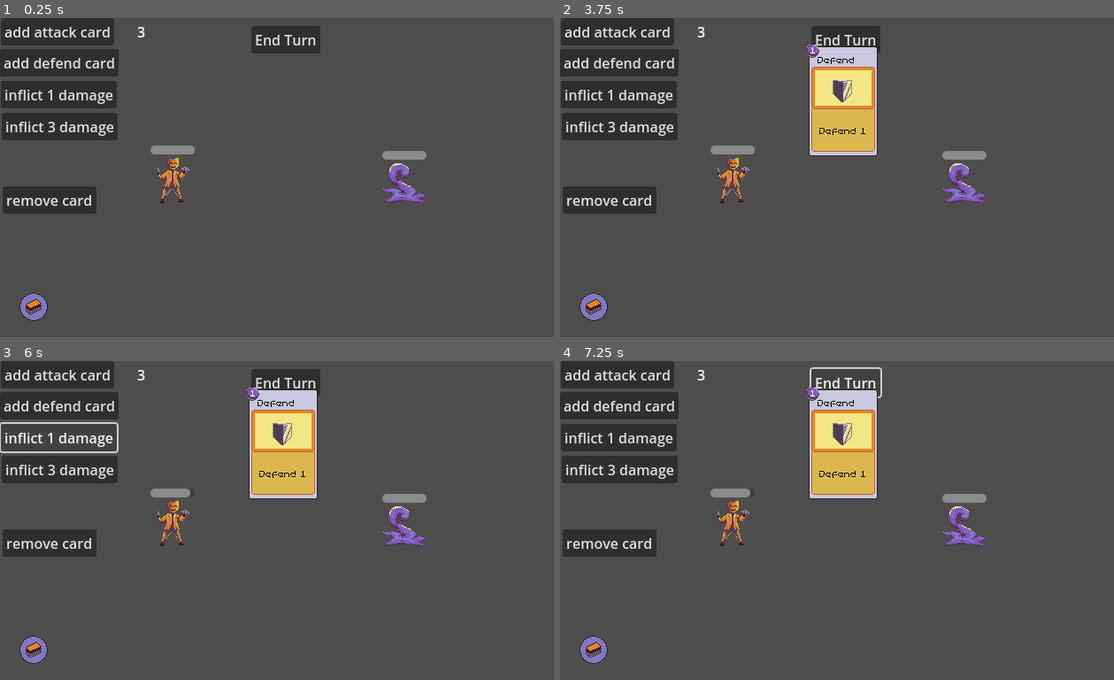
Above: before the commit, frames 1-4 (two rows, left to right).
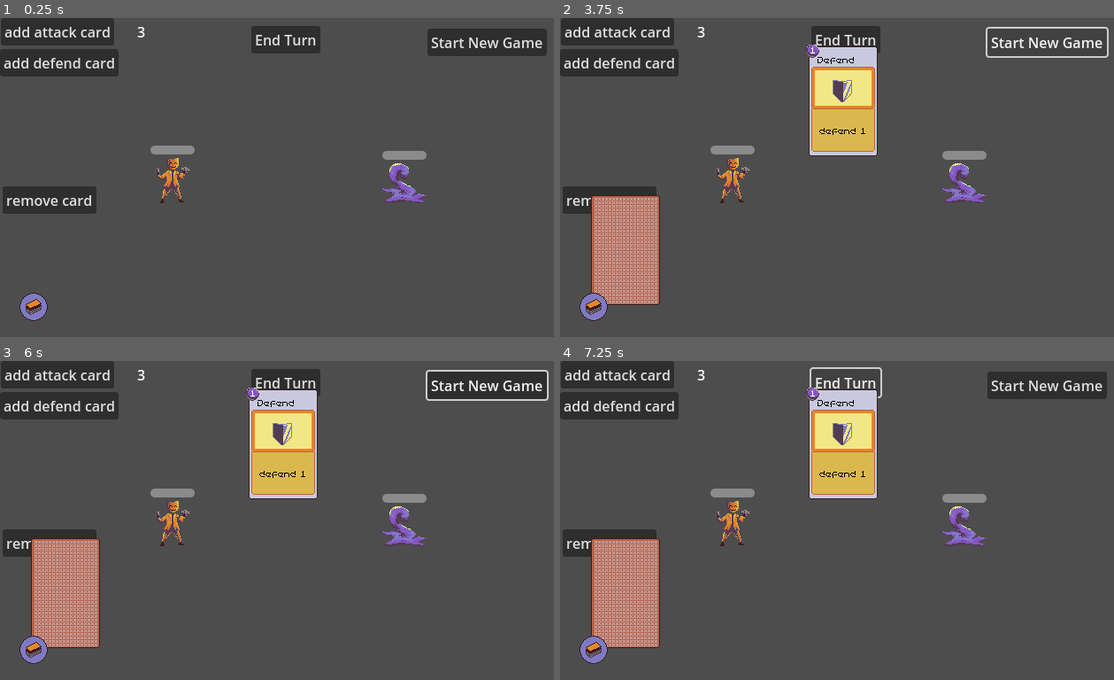
Above: after the commit, the same moments.

Repository: real-ezTheDev/rogue-like-deckbuilder-tutorial
Game: Godot game, scene res://scenes/main.tscn
Two runs of this game, one before a commit and one after it. Both use one fixed random seed, a clock stepped at 60 frames per second and the inputs below.
Inputs (mouse positions are in pixels of both pictures, inside the frame that each line leads up to):
- Up to frame 1 (0.25 s): no input
- Up to frame 2 (3.75 s): click "add attack card" at 0.5 s; click "add defend card" at 1.25 s; click "remove card" at 2 s; click (598, 311) at 2.75 s; click (1047, 43) at 3.5 s, where only the run after the commit has a clickable "Start New Game"
- Up to frame 3 (6 s): click (66, 593) at 4.27 s; click (487, 386) at 5 s, where only the run after the commit has a clickable "Start New Game"; click (60, 437) at 5.75 s, where only the run before the commit has a clickable "inflict 1 damage"
- Up to frame 4 (7.25 s): click "End Turn" at 6.5 s

The runs differ from the first frame. In frame 1, 5.2% of the frame differs, in the area x 0-99%, y 3-39%; in frame 2, 8.2%; in frame 3, 8.5%; in frame 4, 9.4%, in the area x 0-99%, y 3-90%.

Commit message:
[feat] ep4 update

Diff:
--- /dev/null
+++ b/card_data/attack_card.tres
@@ -0,0 +1,13 @@
+[gd_resource type="Resource" script_class="CardData" load_steps=4 format=3 uid="uid://cnbp0cu0dj5ya"]
+
+[ext_resource type="Script" path="res://scripts/dataobjects/CardData.gd" id="1_7t3c1"]
+[ext_resource type="Script" path="res://scripts/cards/AttackAction.gd" id="1_jidju"]
+[ext_resource type="Texture2D" uid="uid://ctljr3vkdpoiw" path="res://sprites/attack_card_image.png" id="2_kqhfi"]
+
+[resource]
+script = ExtResource("1_7t3c1")
+name = "Attack"
+description = "damage 1"
+cost = 1
+texture = ExtResource("2_kqhfi")
+actions = Array[GDScript]([ExtResource("1_jidju")])
--- /dev/null
+++ b/card_data/defend_card.tres
@@ -0,0 +1,13 @@
+[gd_resource type="Resource" script_class="CardData" load_steps=4 format=3 uid="uid://c4focxfgx73qm"]
+
+[ext_resource type="Script" path="res://scripts/dataobjects/CardData.gd" id="1_f85hu"]
+[ext_resource type="Script" path="res://scripts/cards/DefendAction.gd" id="1_puidm"]
+[ext_resource type="Texture2D" uid="uid://d1ktcdtttm134" path="res://sprites/defend_card_image.png" id="3_xwkki"]
+
+[resource]
+script = ExtResource("1_f85hu")
+name = "Defend"
+description = "defend 1"
+cost = 1
+texture = ExtResource("3_xwkki")
+actions = Array[GDScript]([ExtResource("1_puidm")])
--- a/scenes/Hand.tscn
+++ b/scenes/Hand.tscn
@@ -1,7 +1,6 @@
-[gd_scene load_steps=4 format=3 uid="uid://bkiniaifwygeo"]
+[gd_scene load_steps=3 format=3 uid="uid://bkiniaifwygeo"]
 
 [ext_resource type="Script" path="res://scripts/Hand.gd" id="1_rjenq"]
-[ext_resource type="PackedScene" uid="uid://ccre1vhma2dh7" path="res://scenes/cards/AttackCard.tscn" id="2_8xfcu"]
 
 [sub_resource type="CircleShape2D" id="CircleShape2D_6vtad"]
 radius = 1000.0
@@ -11,10 +10,5 @@
 card_angle = -87.81
 angle_limit = 20.0
 
-[node name="TestCard" parent="." instance=ExtResource("2_8xfcu")]
-visible = false
-position = Vector2(38, -999)
-rotation = 0.0382227
-
 [node name="DebugShape" type="CollisionShape2D" parent="."]
 shape = SubResource("CircleShape2D_6vtad")
--- a/scenes/cards/AttackCard.tscn
+++ /dev/null
@@ -1,25 +0,0 @@
-[gd_scene load_steps=5 format=3 uid="uid://ccre1vhma2dh7"]
-
-[ext_resource type="PackedScene" uid="uid://iirewyd8l7v6" path="res://scenes/Card.tscn" id="1_hsl6c"]
-[ext_resource type="Script" path="res://scripts/cards/UsuableCard.gd" id="1_sv45s"]
-[ext_resource type="Texture2D" uid="uid://ctljr3vkdpoiw" path="res://sprites/attack_card_image.png" id="2_bifgg"]
-[ext_resource type="Script" path="res://scripts/cards/AttackAction.gd" id="4_tty0c"]
-
-[node name="AttackCard" type="Node2D" node_paths=PackedStringArray("action")]
-script = ExtResource("1_sv45s")
-action = NodePath("AttackAction")
-
-[node name="Card" parent="." node_paths=PackedStringArray("card_image") instance=ExtResource("1_hsl6c")]
-card_name = "Attack"
-card_description = "damage 1"
-card_image = NodePath("../CardImage")
-
-[node name="CardImage" type="Sprite2D" parent="."]
-position = Vector2(0, -15)
-texture = ExtResource("2_bifgg")
-
-[node name="AttackAction" type="Node2D" parent="."]
-script = ExtResource("4_tty0c")
-
-[connection signal="mouse_entered" from="Card" to="." method="_on_card_mouse_entered"]
-[connection signal="mouse_exited" from="Card" to="." method="_on_card_mouse_exited"]
--- a/scenes/cards/DefendCard.tscn
+++ /dev/null
@@ -1,25 +0,0 @@
-[gd_scene load_steps=5 format=3 uid="uid://imik7n637hym"]
-
-[ext_resource type="Script" path="res://scripts/cards/UsuableCard.gd" id="1_bl3qi"]
-[ext_resource type="PackedScene" uid="uid://iirewyd8l7v6" path="res://scenes/Card.tscn" id="1_cm0x3"]
-[ext_resource type="Texture2D" uid="uid://d1ktcdtttm134" path="res://sprites/defend_card_image.png" id="2_afu8r"]
-[ext_resource type="Script" path="res://scripts/cards/DefendAction.gd" id="4_g168s"]
-
-[node name="DefendCard" type="Node2D" node_paths=PackedStringArray("action")]
-script = ExtResource("1_bl3qi")
-action = NodePath("DefendAction")
-
-[node name="Card" parent="." node_paths=PackedStringArray("card_image") instance=ExtResource("1_cm0x3")]
-card_name = "Defend"
-card_description = "Defend 1"
-card_image = NodePath("../CardImage")
-
-[node name="CardImage" type="Sprite2D" parent="."]
-position = Vector2(0, -15)
-texture = ExtResource("2_afu8r")
-
-[node name="DefendAction" type="Node2D" parent="."]
-script = ExtResource("4_g168s")
-
-[connection signal="mouse_entered" from="Card" to="." method="_on_card_mouse_entered"]
-[connection signal="mouse_exited" from="Card" to="." method="_on_card_mouse_exited"]
--- /dev/null
+++ b/scenes/cards/UsuableCard.tscn
@@ -0,0 +1,19 @@
+[gd_scene load_steps=4 format=3 uid="uid://cw2n0nmq1wbia"]
+
+[ext_resource type="Script" path="res://scripts/cards/UsuableCard.gd" id="1_bu3lp"]
+[ext_resource type="PackedScene" uid="uid://iirewyd8l7v6" path="res://scenes/Card.tscn" id="2_o6117"]
+[ext_resource type="Texture2D" uid="uid://d1ktcdtttm134" path="res://sprites/defend_card_image.png" id="3_6l4fr"]
+
+[node name="UsuableCard" type="Node2D"]
+script = ExtResource("1_bu3lp")
+
+[node name="Card" parent="." instance=ExtResource("2_o6117")]
+card_name = "Defend"
+card_description = "Defend 1"
+
+[node name="CardImage" type="Sprite2D" parent="."]
+position = Vector2(0, -15)
+texture = ExtResource("3_6l4fr")
+
+[connection signal="mouse_entered" from="Card" to="." method="_on_card_mouse_entered"]
+[connection signal="mouse_exited" from="Card" to="." method="_on_card_mouse_exited"]
--- a/scenes/deck_n_hand.tscn
+++ b/scenes/deck_n_hand.tscn
@@ -5,6 +5,7 @@
 
 [node name="DeckNHand" type="Node2D"]
 script = ExtResource("1_q6837")
+debug_mode = null
 
 [node name="Hand" parent="." instance=ExtResource("2_ldc00")]
 position = Vector2(320, 1300)
--- a/scenes/main.tscn
+++ b/scenes/main.tscn
@@ -11,6 +11,7 @@
 [ext_resource type="FontFile" uid="uid://djpp8dkbxx5fj" path="res://memory-pro-v1/MemoryPro.ttf" id="5_rm4ib"]
 [ext_resource type="Texture2D" uid="uid://cqjatxwb4pgsa" path="res://sprites/deck_button.png" id="9_1ejea"]
 [ext_resource type="Texture2D" uid="uid://5iakgacdvw5l" path="res://sprites/deck_button_pressed.png" id="10_gf5cq"]
+[ext_resource type="PackedScene" uid="uid://jgwpq2tbhs8t" path="res://scenes/ui/PlayableDeckUI.tscn" id="10_nlfht"]
 [ext_resource type="Texture2D" uid="uid://bppexj7di8wys" path="res://sprites/deck_button_hover.png" id="11_n0p3i"]
 
 [sub_resource type="LabelSettings" id="LabelSettings_6ggv0"]
@@ -24,6 +25,7 @@
 [node name="Main" type="Node2D" node_paths=PackedStringArray("player_character")]
 script = ExtResource("1_qnfhd")
 player_character = NodePath("GameScreen/PlayerCharacter")
+debug_mode = false
 
 [node name="CanvasLayer" type="CanvasLayer" parent="."]
 
@@ -190,6 +192,13 @@
 offset_bottom = 40.0
 text = "End Turn"
 
+[node name="PlayableDeckUi" parent="." instance=ExtResource("10_nlfht")]
+visible = false
+offset_left = 34.0
+offset_top = 198.0
+offset_right = 114.0
+offset_bottom = 326.0
+
 [node name="DeckButton" type="TextureButton" parent="."]
 offset_left = 22.0
 offset_top = 310.0
@@ -199,8 +208,17 @@
 texture_pressed = ExtResource("10_gf5cq")
 texture_hover = ExtResource("11_n0p3i")
 
+[node name="StartGameButton" type="Button" parent="."]
+offset_left = 483.0
+offset_top = 12.0
+offset_right = 618.0
+offset_bottom = 43.0
+text = "Start New Game"
+
 [connection signal="card_activated" from="DeckNHand" to="." method="_on_deck_n_hand_card_activated"]
 [connection signal="pressed" from="InflictOneButton" to="." method="_on_inflict_one_button_pressed"]
 [connection signal="pressed" from="InflictThreeButton" to="." method="_on_inflict_three_button_pressed"]
 [connection signal="pressed" from="EndTurn" to="." method="_on_end_turn_pressed"]
+[connection signal="pressed" from="PlayableDeckUi" to="." method="_on_playable_deck_ui_pressed"]
 [connection signal="pressed" from="DeckButton" to="." method="_on_deck_button_pressed"]
+[connection signal="pressed" from="StartGameButton" to="." method="_on_start_game_button_pressed"]
--- /dev/null
+++ b/scenes/ui/PlayableDeckUI.tscn
@@ -0,0 +1,12 @@
+[gd_scene load_steps=5 format=3 uid="uid://jgwpq2tbhs8t"]
+
+[ext_resource type="Texture2D" uid="uid://gn14a4i2tivg" path="res://sprites/card_back.png" id="1_63ec4"]
+[ext_resource type="Script" path="res://scripts/ui/PlayableDeckUI.gd" id="1_yiag6"]
+[ext_resource type="Texture2D" uid="uid://bok8n8ny5cctt" path="res://sprites/card_back_pressed.png" id="2_kji11"]
+[ext_resource type="Texture2D" uid="uid://jepttcidoqyj" path="res://sprites/card_back_hover.png" id="3_pnw77"]
+
+[node name="PlayableDeckUi" type="TextureButton"]
+texture_normal = ExtResource("1_63ec4")
+texture_pressed = ExtResource("2_kji11")
+texture_hover = ExtResource("3_pnw77")
+script = ExtResource("1_yiag6")
--- a/scripts/Hand.gd
+++ b/scripts/Hand.gd
@@ -8,11 +8,11 @@
 @export var angle_limit: float = 25
 @export var max_card_spread_angle: float = 5
 
-@onready var test_card = $TestCard
 @onready var collision_shape: CollisionShape2D = $DebugShape
+@onready var usuable_card_scn : PackedScene = preload("res://scenes/cards/UsuableCard.tscn")
 
-var hand: Array = []
-var touched: Array = []
+var hand: Array[UsuableCard] = []
+var touched: Array[UsuableCard] = []
 var current_selected_card_index: int = -1
 
 func empty_hand():
@@ -22,11 +22,14 @@
 	hand = []
 	touched = []
 
-func add_card(card: Node2D):
-	hand.push_back(card)
-	add_child(card)
-	card.mouse_entered.connect(_handle_card_touched)
-	card.mouse_exited.connect(_handle_card_untouched)
+func add_card(card_data: CardData):
+	var usuable_card = usuable_card_scn.instantiate()
+	hand.push_back(usuable_card)
+	add_child(usuable_card)
+	usuable_card.load_card_data(card_data)
+
+	usuable_card.mouse_entered.connect(_handle_card_touched)
+	usuable_card.mouse_exited.connect(_handle_card_untouched)
 	reposition_cards()
 
 func remove_card(index: int) -> Node2D:
@@ -37,7 +40,7 @@
 	reposition_cards()
 	return removing_card
 
-func remove_card_by_entity(card: Node2D):
+func remove_card_by_entity(card: UsuableCard):
 	var remove_index = hand.find(card)
 	remove_card(remove_index)
 
@@ -54,7 +57,7 @@
 
 	return Vector2(int(x), int(y))
 
-func _update_card_transform(card: Node2D, angle_in_drag: float):
+func _update_card_transform(card: UsuableCard, angle_in_drag: float):
 	card.set_position(get_card_position(angle_in_drag))
 	card.set_rotation(deg_to_rad(angle_in_drag + 90))
 
@@ -93,6 +96,3 @@
 	#tool logic
 	if (collision_shape.shape as CircleShape2D).radius != hand_radius:
 		(collision_shape.shape as CircleShape2D).set_radius(hand_radius)
-
-	test_card.set_position(get_card_position(card_angle))
-	test_card.set_rotation(deg_to_rad(card_angle + 90))
--- a/scripts/cards/AttackAction.gd
+++ b/scripts/cards/AttackAction.gd
@@ -1,4 +1,4 @@
-extends Node2D
+extends RefCounted
 
 func activate(game_state: Dictionary):
 	#spend cost
--- a/scripts/cards/DefendAction.gd
+++ b/scripts/cards/DefendAction.gd
@@ -1,4 +1,4 @@
-extends Node2D
+extends RefCounted
 
 func activate(game_state: Dictionary):
 	var caster: Character = game_state.get("caster")
--- a/scripts/cards/UsuableCard.gd
+++ b/scripts/cards/UsuableCard.gd
@@ -3,16 +3,18 @@
 signal mouse_entered(card: Card)
 signal mouse_exited(card: Card)
 
-@export var action: Node2D
+var actions: Array[RefCounted]
 
-# Called when the node enters the scene tree for the first time.
-func _ready():
-	pass # Replace with function body.
+@onready var card: Card = $Card
+@onready var card_image: Sprite2D = $CardImage
 
-
-# Called every frame. 'delta' is the elapsed time since the previous frame.
-func _process(delta):
-	pass
+func load_card_data(card_data: CardData):
+	card.set_card_values(card_data.cost, card_data.name, card_data.description)
+	card_image.set_texture(card_data.texture)
+	for script in card_data.actions:
+		var action_script = RefCounted.new()
+		action_script.set_script(script)
+		actions.push_back(action_script)
 
 func highlight():
 	$Card.highlight()
@@ -30,4 +32,5 @@
 	mouse_exited.emit(self)
 
 func activate(game_state: Dictionary):
-	action.activate(game_state)
+	for action in actions:
+		action.activate(game_state)
--- /dev/null
+++ b/scripts/dataobjects/CardData.gd
@@ -0,0 +1,7 @@
+class_name CardData extends Resource
+
+@export var name: String
+@export var description: String
+@export var cost: int
+@export var texture: Texture2D
+@export var actions: Array[GDScript] = []
--- a/scripts/dataobjects/CardWithID.gd
+++ b/scripts/dataobjects/CardWithID.gd
@@ -1,8 +1,8 @@
 class_name CardWithID extends Resource
 
 var id: int
-var card: UsuableCard
+var card: CardData
 
-func _init(_id: int, _card):
+func _init(_id: int, _card: CardData):
 	id = _id
 	card = _card
--- a/scripts/dataobjects/Deck.gd
+++ b/scripts/dataobjects/Deck.gd
@@ -1,10 +1,9 @@
 class_name Deck extends Resource
 
 var card_collection: Dictionary = {}
-
 var id_counter: int = 0
 
-func add_card(card: UsuableCard):
+func add_card(card: CardData):
 	var card_id = _generate_card_id(card)
 	card_collection[card_id] = CardWithID.new(card_id, card)
 	id_counter += 1
@@ -12,16 +11,22 @@
 func remove_card(card_id: int):
 	card_collection.erase(card_id)
 
-func update_card(card_id: String, card: UsuableCard):
+func update_card(card_id: String, card: CardData):
 	card_collection[card_id] = card
 
 func get_cards() -> Array[CardWithID]:
 	var cards: Array[CardWithID] = []
 	if !card_collection.is_empty():
 		for card in card_collection.values():
-			cards.push_back(card as CardWithID)
+			var duplicate_card_with_id: CardWithID = CardWithID.new(card.id, card.card.duplicate())
+			cards.push_back(duplicate_card_with_id)
 
 	return cards
 
-func _generate_card_id(card: UsuableCard):
+func get_playable_deck() -> PlayableDeck:
+	var playable_deck = PlayableDeck.new()
+	playable_deck.cards = get_cards()
+	return playable_deck
+
+func _generate_card_id(card: CardData):
 	return id_counter
--- /dev/null
+++ b/scripts/dataobjects/PlayableDeck.gd
@@ -0,0 +1,17 @@
+class_name PlayableDeck extends Resource
+
+var cards: Array[CardWithID] = []
+
+# Draw a top one card from the deck
+func draw_card() -> CardWithID:
+	return cards.pop_back()
+
+# Shuffle the order of cards in the deck
+func shuffle():
+	cards.shuffle()
+
+func peek_top() -> CardWithID:
+	return cards.back()
+
+func put_card_on_top(card: CardWithID):
+	cards.push_back(card)
--- a/scripts/deck_n_hand.gd
+++ b/scripts/deck_n_hand.gd
@@ -3,15 +3,24 @@
 signal card_activated(card: UsuableCard)
 
 @export var deck: Deck
+@export var debug_mode: bool =  true:
+	set(value):
+		if !is_node_ready():
+			await ready
 
-@onready var attack_card_scene: PackedScene = preload("res://scenes/cards/AttackCard.tscn")
-@onready var defend_card_scene: PackedScene = preload("res://scenes/cards/DefendCard.tscn")
+		debug_mode = value
+		$Button.visible = debug_mode
+		$Button2.visible = debug_mode
+		$Button3.visible = debug_mode
+
+@onready var attack_card_data: CardData = preload("res://card_data/attack_card.tres")
+@onready var defend_card_data: CardData = preload("res://card_data/defend_card.tres")
 
 @onready var hand: Hand = $Hand
 # Called when the node enters the scene tree for the first time.
+
 func _ready():
 	pass # Replace with function body.
-
 
 # Called every frame. 'delta' is the elapsed time since the previous frame.
 func _process(delta):
@@ -20,16 +29,17 @@
 func reset():
 	$Hand.empty_hand()
 
+func add_card(card_with_id: CardWithID):
+	$Hand.add_card(card_with_id.card)
+
 func remove_card(card: Node2D):
 	$Hand.remove_card_by_entity(card)
 
 func _on_button_pressed():
-	var attack_card = attack_card_scene.instantiate()
-	deck.add_card(attack_card)
+	deck.add_card(attack_card_data.duplicate())
 
 func _on_button_2_pressed():
-	var defend_card = defend_card_scene.instantiate()
-	deck.add_card(defend_card)
+	deck.add_card(defend_card_data.duplicate())
 
 func _on_hand_card_activated(card):
 	card_activated.emit(card)
--- a/scripts/main.gd
+++ b/scripts/main.gd
@@ -2,8 +2,20 @@
 
 @export var player_character: Character
 
+@export var debug_mode: bool = true:
+	set(value):
+		if !is_node_ready():
+			await ready
+
+		debug_mode = value
+		$InflictOneButton.visible = debug_mode
+		$InflictThreeButton.visible = debug_mode
+		#$DeckNHand.debug_mode = debug_mode
+
 @onready var game_control: GameController = $GameController
 @onready var deck_view_overlay: DeckViewWindow = $CanvasLayer/DeckViewWindow as DeckViewWindow
+@onready var deck_ui: PlayableDeckUI = $PlayableDeckUi
+@onready var deck_n_hand = $DeckNHand
 
 var enemy_character_state: int = 0
 
@@ -13,11 +25,13 @@
 	game_control.current_state = GameController.GameState.PLAYER_TURN
 	$GameScreen/PlayerCharacter.reset()
 	$GameScreen/EnemyCharacter.reset()
-	$DeckNHand.reset()
+	deck_n_hand.reset()
+	deck_ui.deck = deck.get_playable_deck()
+	deck_ui.visible = true
 
 # Called when the node enters the scene tree for the first time.
 func _ready():
-	$DeckNHand.deck = deck
+	deck_n_hand.deck = deck
 
 # Called every frame. 'delta' is the elapsed time since the previous frame.
 func _process(delta):
@@ -89,6 +103,19 @@
 		$GameScreen/EnemyCharacter.start_turn()
 
 func _on_deck_button_pressed():
-	game_control.pause()
-	deck_view_overlay.visible = true
-	deck_view_overlay.display_card_list(deck.get_cards())
+	if deck_view_overlay.visible:
+		deck_view_overlay.visible = false
+		game_control.resume()
+	else:
+		game_control.pause()
+		deck_view_overlay.visible = true
+		deck_view_overlay.display_card_list(deck.get_cards())
+
+func _on_start_game_button_pressed():
+	restart_game()
+
+func _on_playable_deck_ui_pressed():
+	var card_with_id = deck_ui.draw()
+
+	if card_with_id:
+		deck_n_hand.add_card(card_with_id)
--- /dev/null
+++ b/scripts/ui/PlayableDeckUI.gd
@@ -0,0 +1,6 @@
+class_name PlayableDeckUI extends TextureButton
+
+var deck: PlayableDeck
+
+func draw() -> CardWithID:
+	return deck.draw_card()
--- a/scripts/ui/card_container.gd
+++ b/scripts/ui/card_container.gd
@@ -1,9 +1,16 @@
 class_name CardContainer extends Container
 
 const CARD_COMPONENT_POSITION: Vector2 = Vector2(43,64)
+@onready var usuable_card_scn = preload("res://scenes/cards/UsuableCard.tscn")
 
-var card: UsuableCard:
+var usuable_card: UsuableCard
+
+var card: CardData:
 	set(_card):
+		if !is_node_ready():
+			await ready
 		card = _card
-		card.set_position(CARD_COMPONENT_POSITION)
-		add_child(card)
+		usuable_card = usuable_card_scn.instantiate()
+		add_child(usuable_card)
+		usuable_card.set_position(CARD_COMPONENT_POSITION)
+		usuable_card.load_card_data(card)
--- a/scripts/ui/deck_view_window.gd
+++ b/scripts/ui/deck_view_window.gd
@@ -8,7 +8,7 @@
 
 func clear_display():
 	for child in flow_container.get_children():
-		child.remove_child(child.card)
+		child.remove_child(child.usuable_card)
 		flow_container.remove_child(child)
 
 func display_card_list(cardsWithId: Array[CardWithID]):
@@ -19,5 +19,5 @@
 	for i in cardsWithId.size():
 		var cardWithId: CardWithID = cardsWithId[i] as CardWithID
 		var card_container: CardContainer = cached_card_containers[i]
+		flow_container.add_child(card_container)
 		card_container.card = cardWithId.card
-		flow_container.add_child(card_container)
Not shown: 1 places in scenes/main.tscn that only renumber resources
Binary file added: sprites/card_back.aseprite
Binary file added: sprites/card_back.png
Not shown, added: sprites/card_back.png.import
Binary file added: sprites/card_back_hover.png
Not shown, added: sprites/card_back_hover.png.import
Binary file added: sprites/card_back_pressed.png
Not shown, added: sprites/card_back_pressed.png.import
